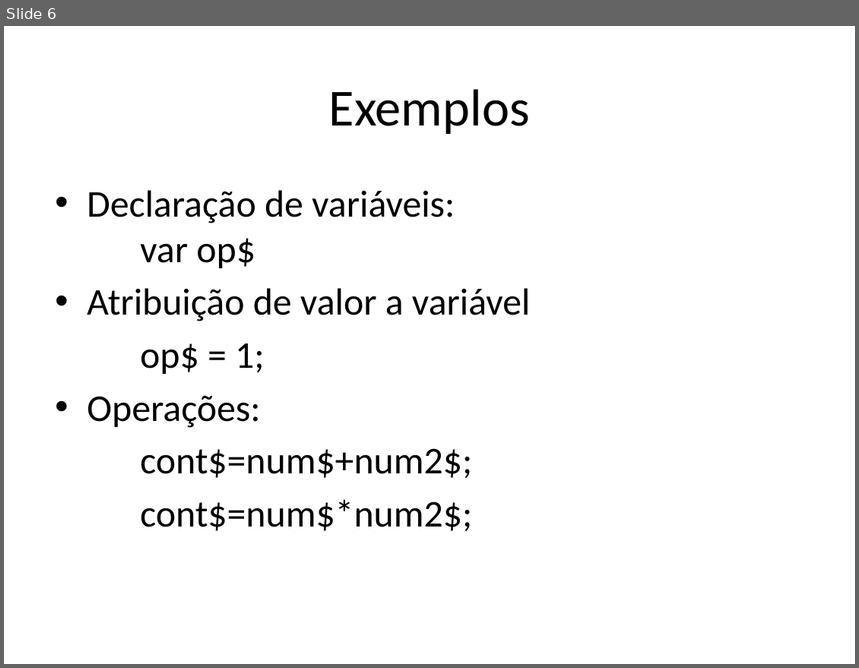
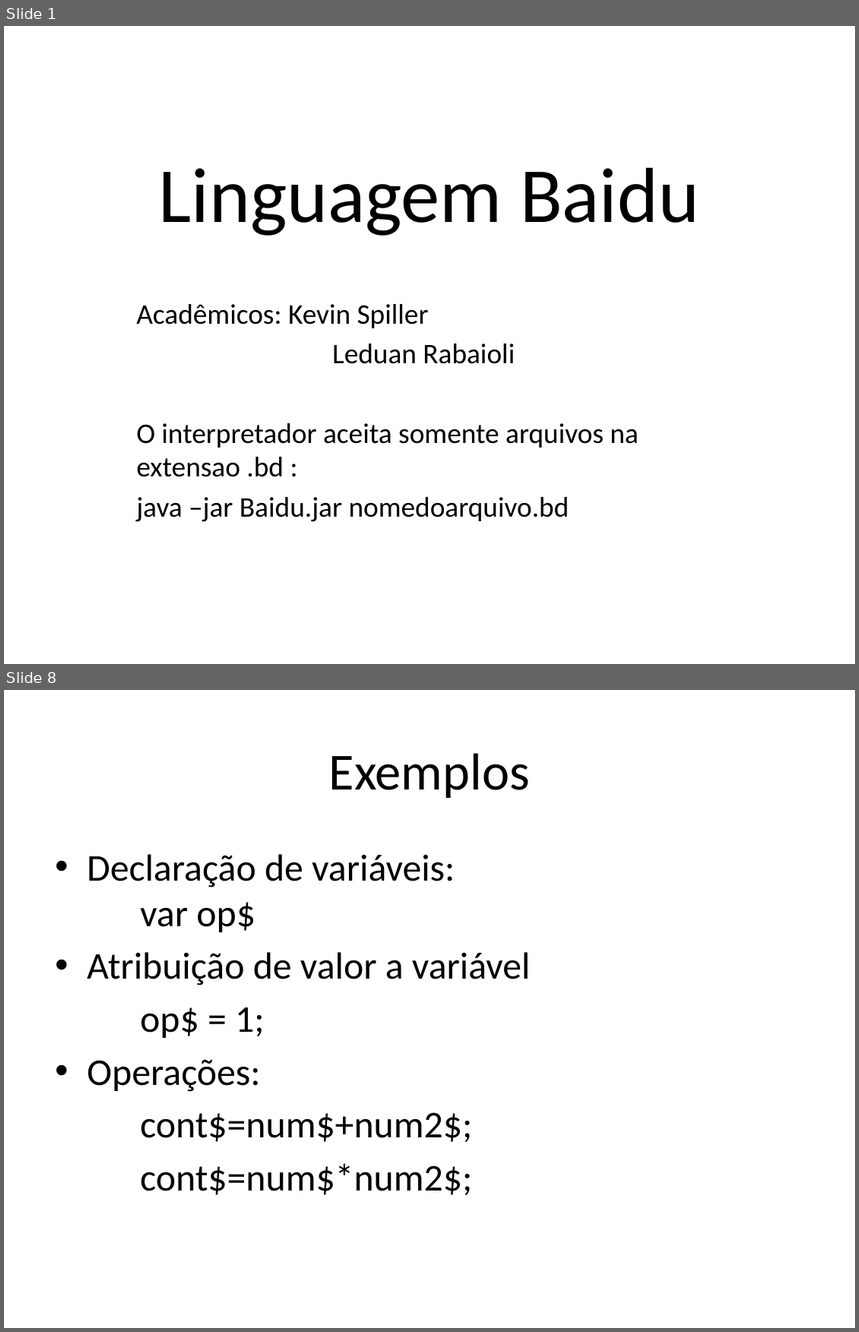
Before and after one commit to Kevinspiller/baidu, a slide deck: Linguagem Baidu.pptx. Shown one above the other, each under a label of ours: slide 6 before the commit, slides 1 and 8 after it; the slides between them are not shown. The pictures are 859x668 and 859x1332 pixels, drawn with LibreOffice and Linux fonts; fonts in the diff are those of the drawing. Boxes give left, top, right and bottom in pixels: in the first picture for what was removed or moved away, otherwise in the second. Text is boxed around its words. In the diff, an @@ line names an element or a change of style, - is before the commit and + after.

```diff
--- a/Linguagem Baidu.pptx
+++ b/Linguagem Baidu.pptx
@@ slide 1 added at [4,26,855,664], background #FFFFFF @@
@@ title added at [159,167,699,236], 66 pt, text #000000 @@
+Linguagem Baidu
@@ subtitle added at [136,304,639,522], 24 pt, text #000000 @@
+Acadêmicos: Kevin Spiller
+Leduan Rabaioli
+O interpretador aceita somente arquivos na extensao .bd :
+java –jar Baidu.jar nomedoarquivo.bd
@@ what was slide 6 is now slide 8 @@
```
Also in this commit, not shown: 1 slide changed, 5 other slides added, 15 slides removed.
